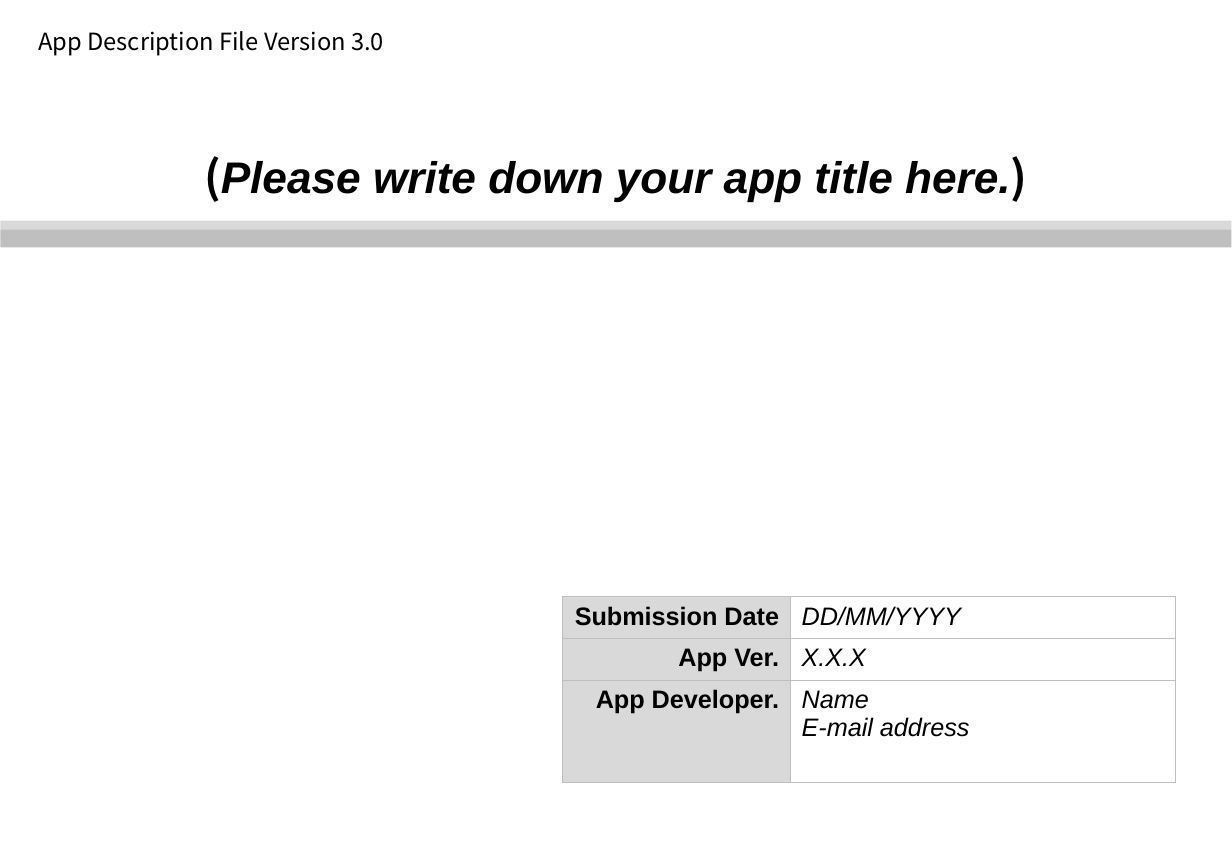
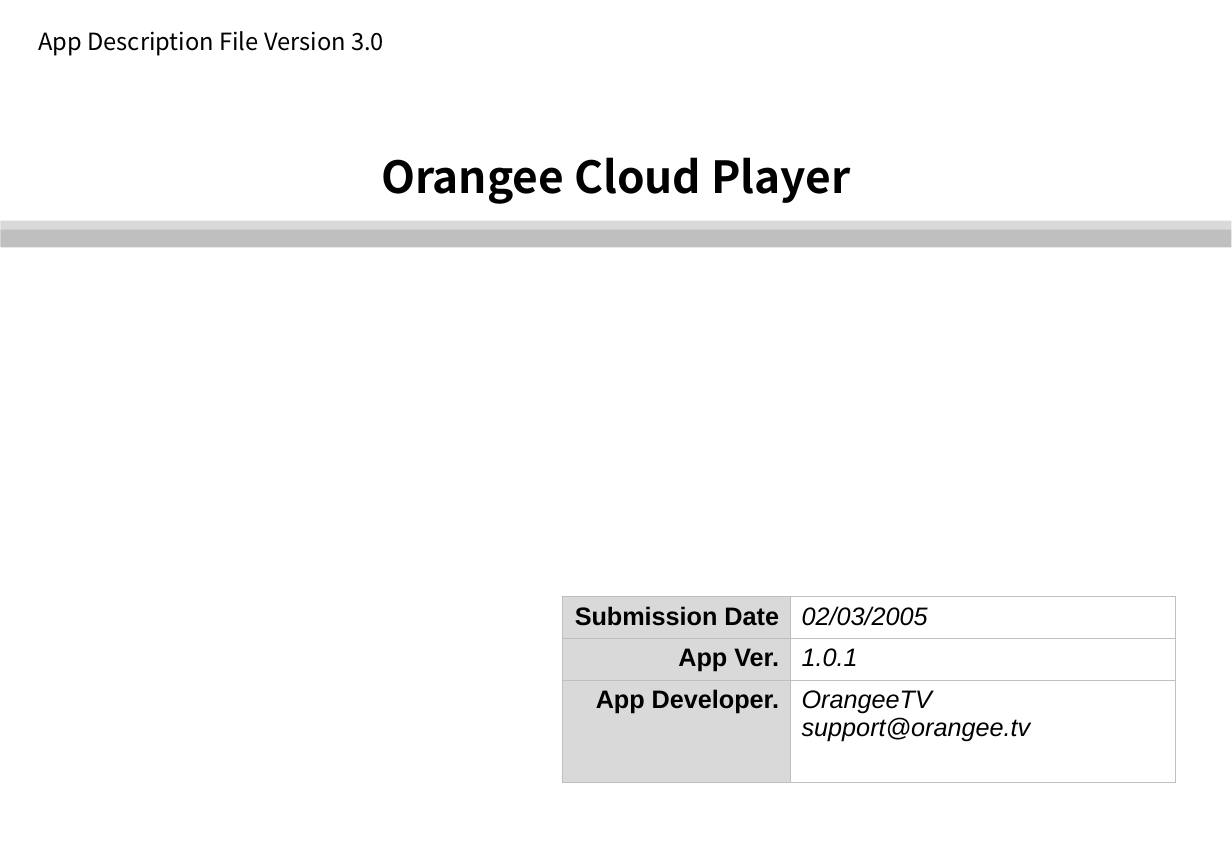
Before and after one commit to mervick/orangeeplayer, a slide deck: slide 1 of docs/documents for lg qa 3.0/app_description_3 0.ppt. Drawn at 1232x853 pixels with LibreOffice and Linux fonts; fonts in the diff are those of the drawing; background and template pictures are left out. Boxes give left, top, right and bottom in pixels: in the first picture for what was removed or moved away, otherwise in the second. Text is boxed around its words. In the diff, an @@ line names an element or a change of style, - is before the commit and + after.

```diff
--- a/docs/documents for lg qa 3.0/app_description_3 0.ppt
+++ b/docs/documents for lg qa 3.0/app_description_3 0.ppt
@@ text at <box>381,157,850,204</box>: text changed; font Arial to Noto Sans CJK KR; italic off @@
-(Please write down your app title here.)
+Orangee Cloud Player
@@ table at <box>561,597,1175,782</box> @@
-row 1, column 2: DD/MM/YYYY
+row 1, column 2: 02/03/2005
-row 2, column 2: X.X.X
+row 2, column 2: 1.0.1
-row 3, column 2: Name / E-mail address
+row 3, column 2: OrangeeTV / support@orangee.tv
```
Also in this commit, not shown: 2 other slides changed, 3 slides added, 6 slides removed, 2 other files.
